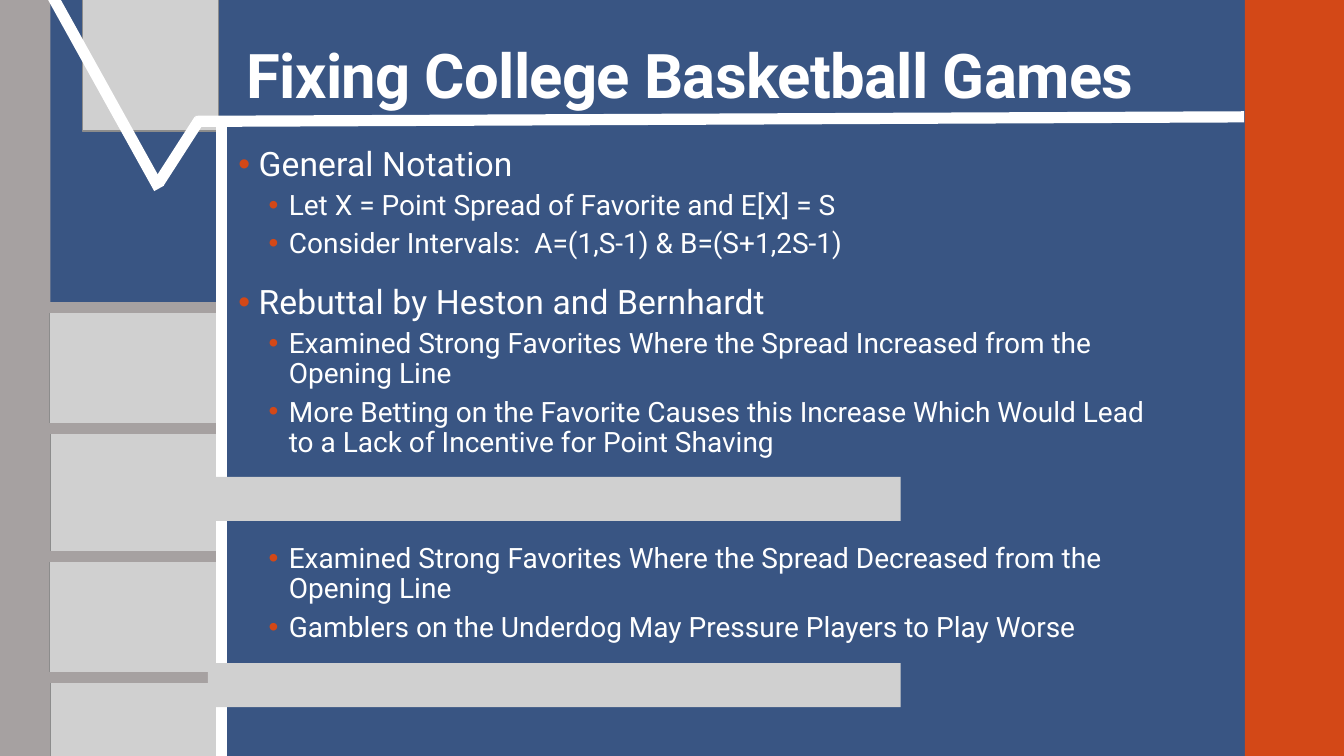
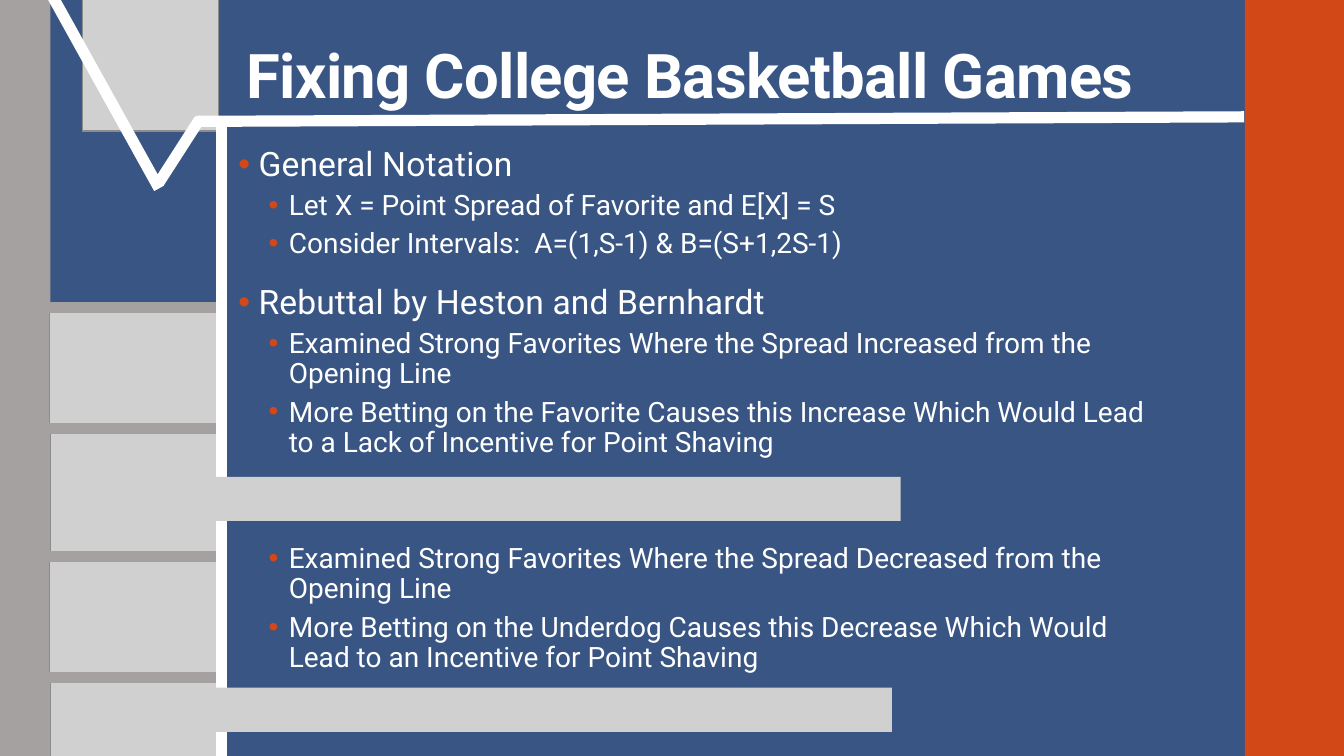
Before and after one commit to SuperMarioGiacomazzo/STOR538_WEBSITE, a slide deck: slide 9 of Slides/Basketball 5/Basketball_5_Lecture.pptx. Drawn at 1344x756 pixels with LibreOffice and Linux fonts; fonts in the diff are those of the drawing; grey boxes stand for pictures. Boxes give left, top, right and bottom in pixels: in the first picture for what was removed or moved away, otherwise in the second. Text is boxed around its words. In the diff, an @@ line names an element or a change of style, - is before the commit and + after.

```diff
--- a/Slides/Basketball 5/Basketball_5_Lecture.pptx
+++ b/Slides/Basketball 5/Basketball_5_Lecture.pptx
@@ text at bbox=[289, 616, 1108, 673]: text changed @@
-  • Gamblers on the Underdog May Pressure Players to Play Worse
+  • More Betting on the Underdog Causes this Decrease Which Would Lead to an Incentive for Point Shaving
@@ picture: place and size @@
-picture at bbox=[208, 663, 900, 708]
+picture at bbox=[200, 688, 892, 732]
```
Also in this commit, not shown: 3 other files.
